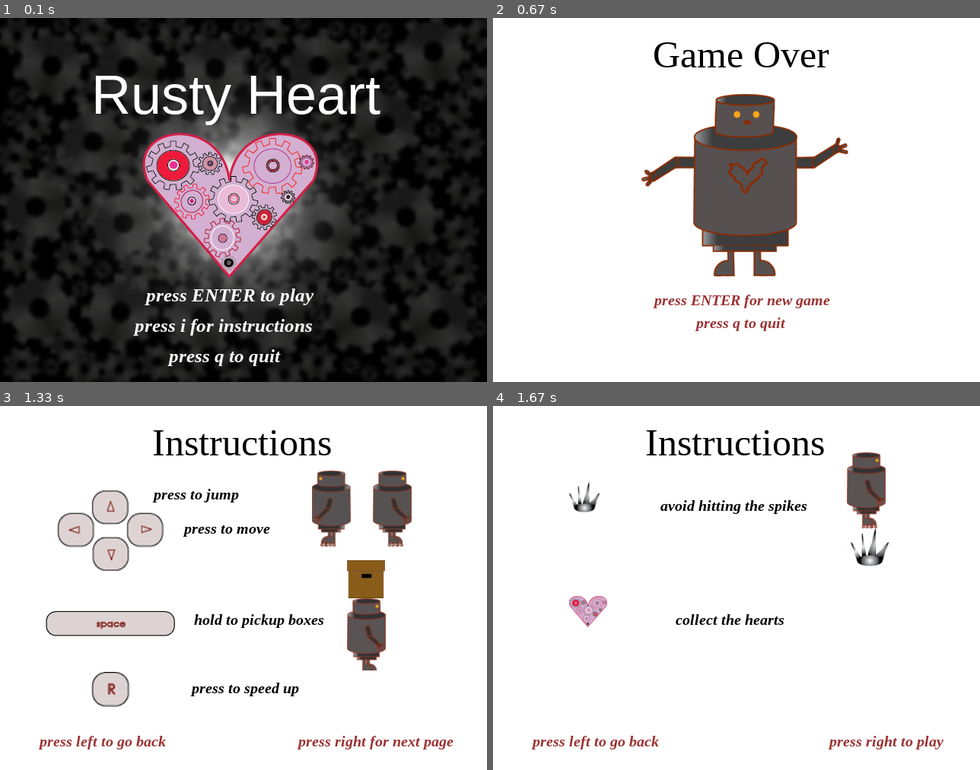
Above: before the commit, frames 1-4 (two rows, left to right).
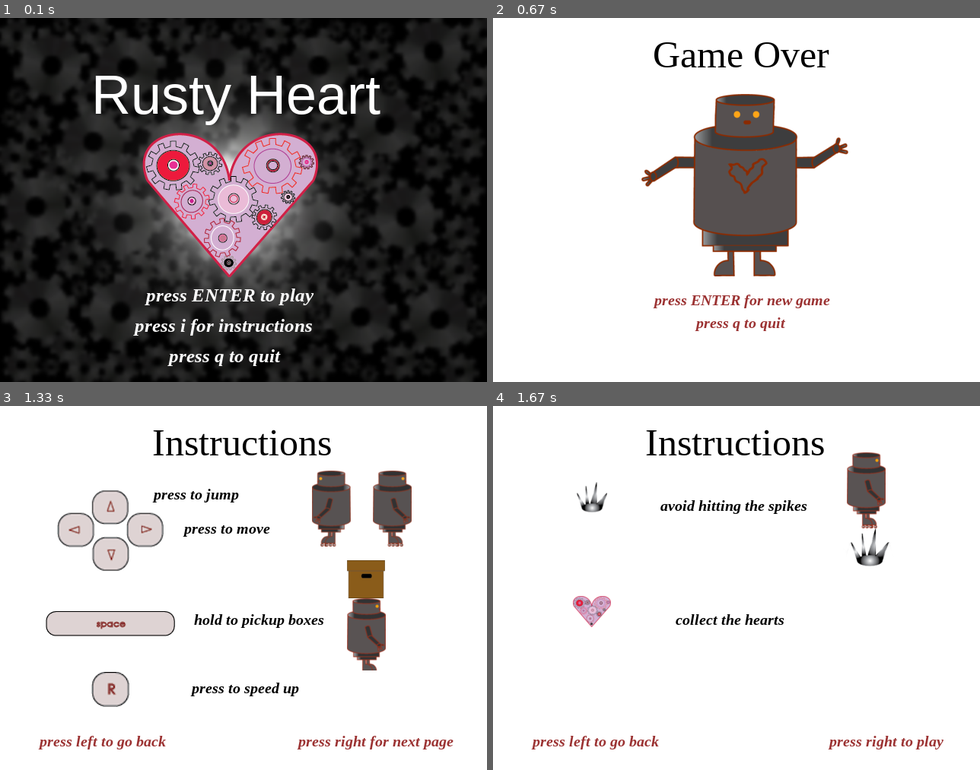
Above: after the commit, the same moments.

Repository: beatriceliang/RustyHeart
Game: pygame game, started from RustyHeart.py
Two runs of this game, one before a commit and one after it. Both use one fixed random seed, a clock stepped at 60 frames per second and the inputs below. The source is Python 2; it was converted automatically to run under Python 3.
Inputs:
- Up to frame 1 (0.1 s): no input
- Up to frame 2 (0.67 s): tap Enter at 0.33 s
- Up to frame 3 (1.33 s): tap Enter at 0.67 s; tap I at 1 s
- Up to frame 4 (1.67 s): hold Right from 1.33 s (still down)

Frames 1-3 are identical in both runs. In frame 4, 0.7% of the frame differs, in the area x 15-25%, y 20-61%.

Commit message:
instructions

Diff:
--- a/RustyHeart.py
+++ b/RustyHeart.py
@@ -292,10 +292,10 @@
 				self.screen.blit(title,(200,20))
 
 				spikes = pygame.image.load( "images/spike.png" ).convert_alpha()
-				self.screen.blit( spikes, (100, 100) )
+				self.screen.blit( spikes, (110, 100) )
 
 				heart = pygame.image.load( "images/littleheart.png" ).convert_alpha()
-				self.screen.blit( heart, (100, 250) )
+				self.screen.blit( heart, (105, 250) )
 
 				afont = pygame.font.SysFont("Times New Roman", 20, italic = True, bold = True)
 				spikes = afont.render("avoid hitting the spikes",True,(0,0,0))
